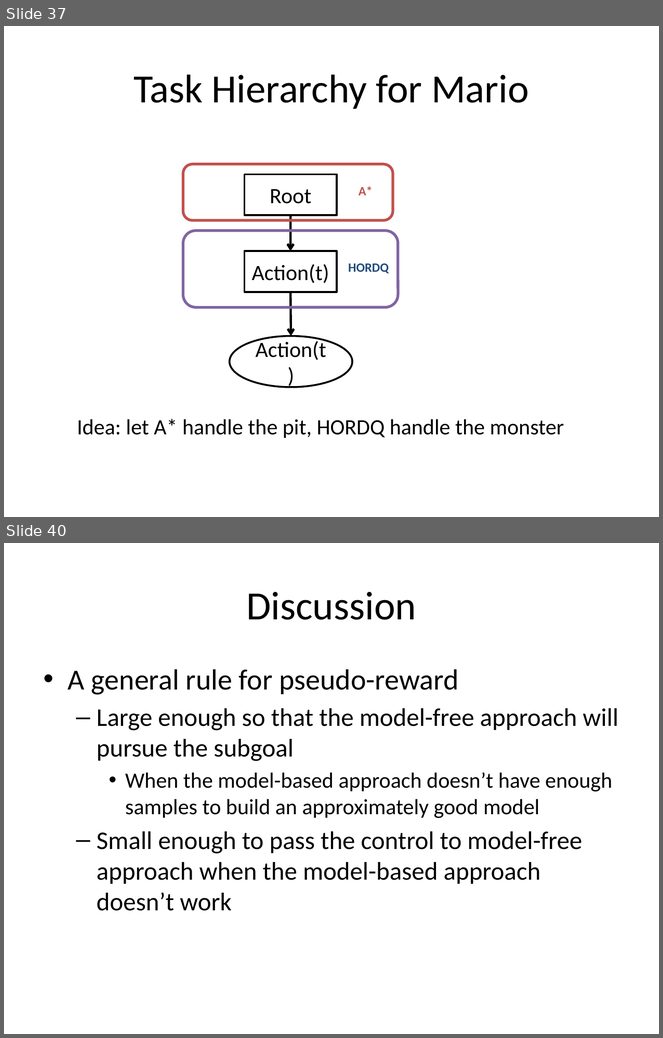
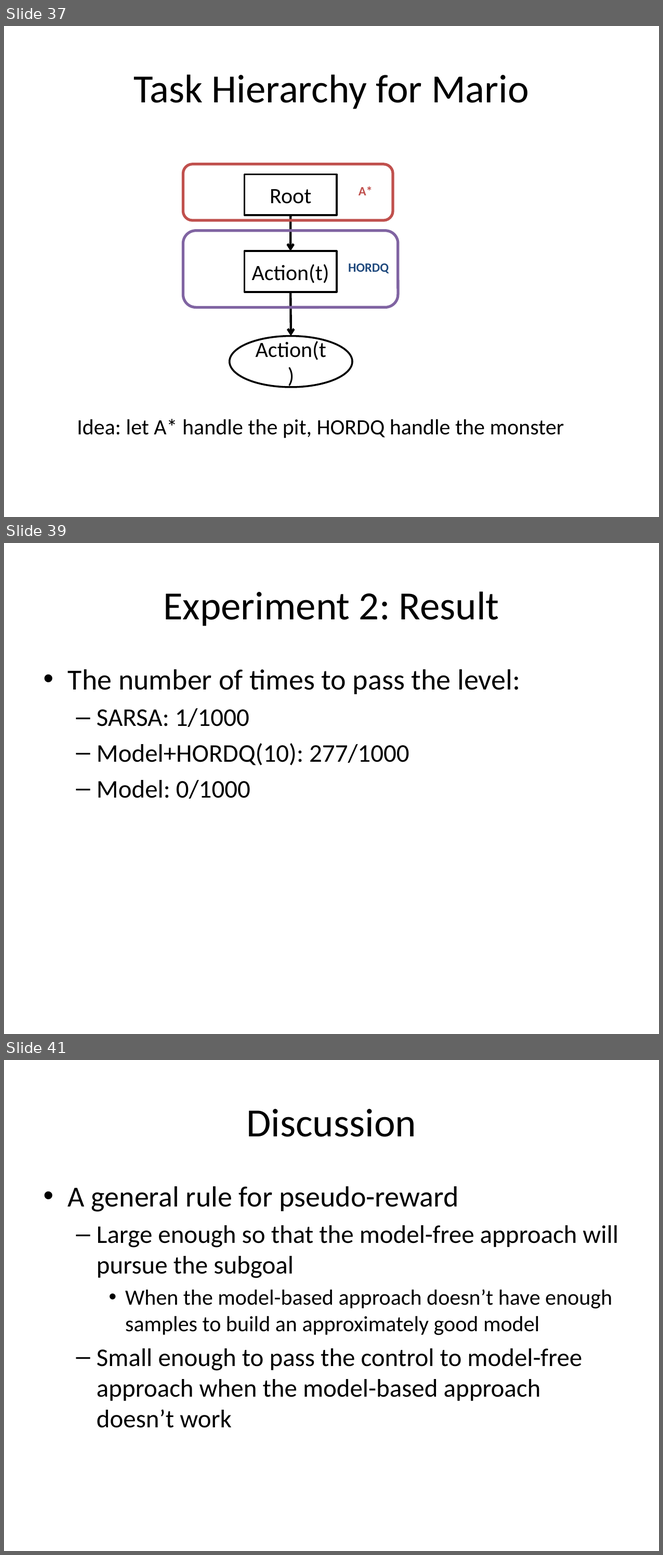
Before and after one commit to lono175/Thesis, a slide deck: OptimalPlanning.pptx. Shown one above the other, each under a label of ours: slides 37 and 40 before the commit, slides 37, 39 and 41 after it; the slides between them are not shown. The pictures are 663x1038 and 663x1555 pixels, drawn with LibreOffice and Linux fonts; fonts in the diff are those of the drawing. Boxes give left, top, right and bottom in pixels: in the first picture for what was removed or moved away, otherwise in the second. Text is boxed around its words. In the diff, an @@ line names an element or a change of style, - is before the commit and + after.

```diff
--- a/OptimalPlanning.pptx
+++ b/OptimalPlanning.pptx
@@ slide 39 added at [4, 543, 659, 1034], background #FFFFFF @@
@@ title added at [163, 591, 500, 626], 44 pt, text #000000 @@
+Experiment 2: Result
@@ text added at [68, 669, 520, 799], 28 pt, text #000000 @@
+• The number of times to pass the level:
+  – SARSA: 1/1000
+  – Model+HORDQ(10): 277/1000
+  – Model: 0/1000
@@ what was slide 40 is now slide 41 @@
```
Also in this commit, not shown: 3 slides changed, 2 other slides added, 1 slide removed.
